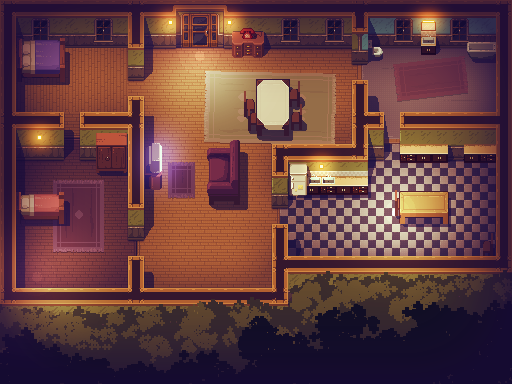
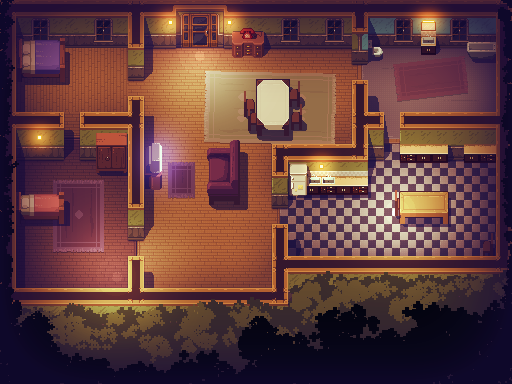
Layered file, before and after one edit (512x384). Changes by layer:
painted on "ceil lights" over (16, 256, 136, 296)
painted on "trees" over (0, 0, 512, 384)
